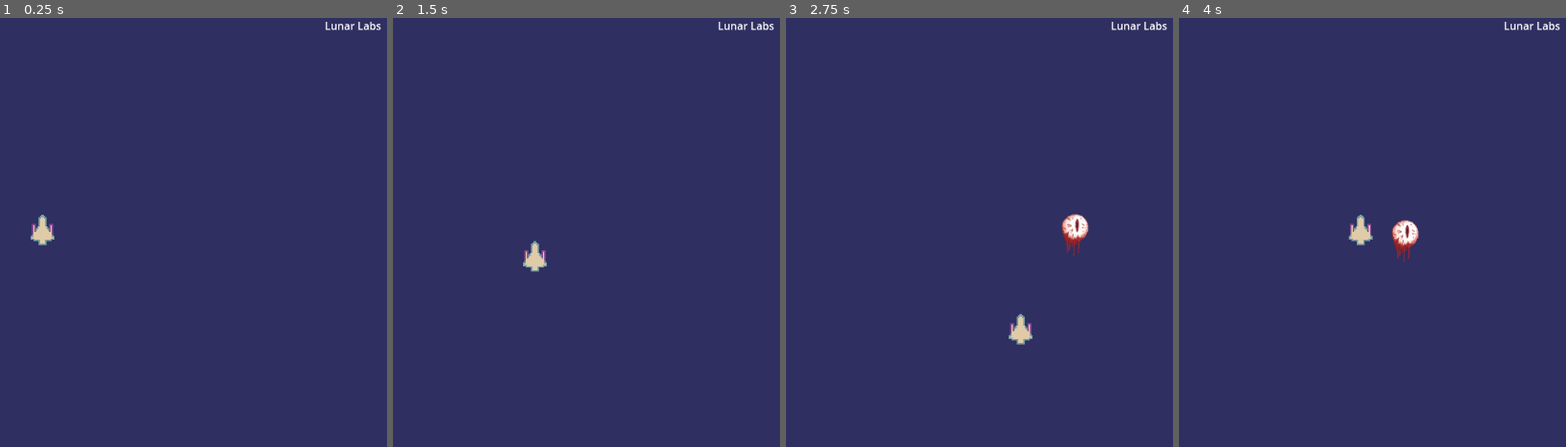
Above: before the commit, frames 1-4 (left to right).
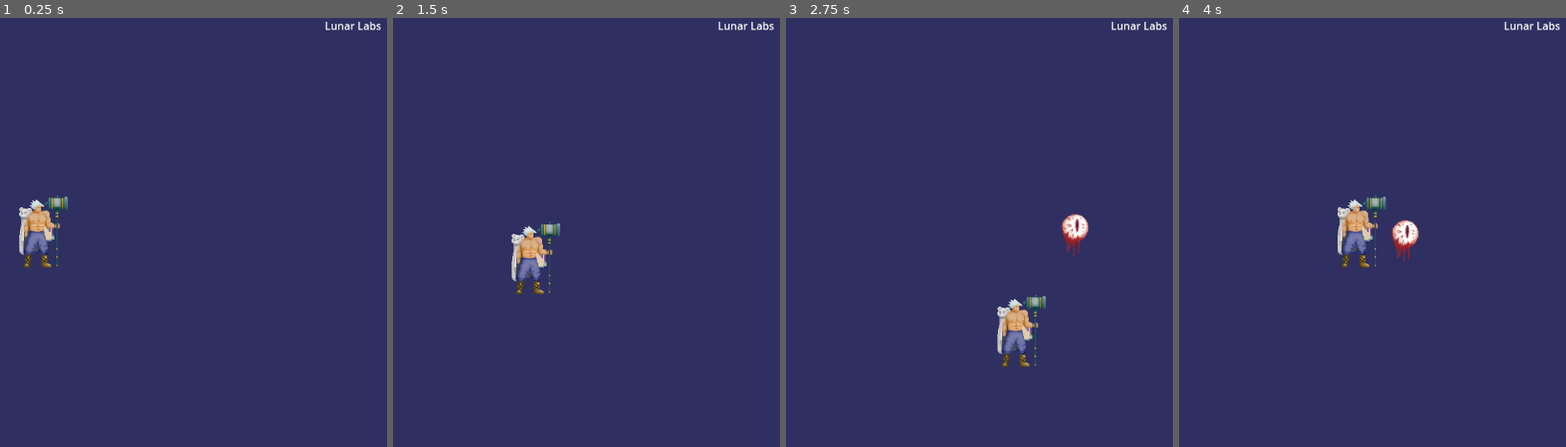
Above: after the commit, the same moments.

Repository: chii-vu/Grimlite
Game: Godot game, scene res://GameplayScene.tscn
The game is run twice, just before and just after one commit, with the same random seed, the same clock (stepped at 60 frames per second) and the same inputs.
Inputs:
- Up to frame 1 (0.25 s): no input
- Up to frame 2 (1.5 s): tap Enter at 0.5 s; hold Right (ui_right) 0.53-1.28 s; hold Down (ui_down) from 1.28 s (still down)
- Up to frame 3 (2.75 s): release Down (ui_down) at 2.03 s; hold Right (ui_right) from 2.03 s (still down)
- Up to frame 4 (4 s): release Right (ui_right) at 2.78 s; hold Up (ui_up) 2.78-3.53 s; hold Left (ui_left) from 3.53 s (still down)

The runs differ from the first frame. In frame 1, 1.1% of the frame differs, in the area x 4-18%, y 41-59%; in frame 2, 1.1%; in frame 3, 1.1%, in the area x 54-68%, y 64-82%; in frame 4, 1.1%.

Commit message:
adding new Sprite2D for player, left the AnimatedSprite2D with ship though because didn't want to possibly break anything

Diff:
--- a/mvc/model/Player.tscn
+++ b/mvc/model/Player.tscn
@@ -1,8 +1,9 @@
-[gd_scene load_steps=20 format=3 uid="uid://x363ipybqtxk"]
+[gd_scene load_steps=25 format=3 uid="uid://x363ipybqtxk"]
 
 [ext_resource type="Script" path="res://mvc/model/Player.gd" id="1_i0ayj"]
 [ext_resource type="Script" path="res://mvc/views/PlayerView.gd" id="3_1kh2r"]
 [ext_resource type="Texture2D" uid="uid://b45ooahysl3ww" path="res://assets/PlayerShip Spritesheet (32x32, 17 frames).png" id="3_u3t4c"]
+[ext_resource type="Texture2D" uid="uid://dh0afckkcfn3m" path="res://assets/player_placeholder.png" id="4_2sqa5"]
 
 [sub_resource type="RectangleShape2D" id="RectangleShape2D_qc60u"]
 size = Vector2(8, 37)
@@ -137,6 +138,60 @@
 "name": &"Warp",
 "speed": 5.0
 }]
+
+[sub_resource type="Animation" id="Animation_qal3g"]
+resource_name = "walk_left"
+loop_mode = 1
+tracks/0/type = "value"
+tracks/0/imported = false
+tracks/0/enabled = true
+tracks/0/path = NodePath(".:frame")
+tracks/0/interp = 1
+tracks/0/loop_wrap = true
+tracks/0/keys = {
+"times": PackedFloat32Array(0, 1),
+"transitions": PackedFloat32Array(1, 1),
+"update": 1,
+"values": [1, 1]
+}
+
+[sub_resource type="Animation" id="Animation_ie8q7"]
+resource_name = "walk_right"
+loop_mode = 1
+tracks/0/type = "value"
+tracks/0/imported = false
+tracks/0/enabled = true
+tracks/0/path = NodePath(".:frame")
+tracks/0/interp = 1
+tracks/0/loop_wrap = true
+tracks/0/keys = {
+"times": PackedFloat32Array(0, 1),
+"transitions": PackedFloat32Array(1, 1),
+"update": 1,
+"values": [0, 0]
+}
+
+[sub_resource type="Animation" id="Animation_rjgqi"]
+length = 0.001
+tracks/0/type = "value"
+tracks/0/imported = false
+tracks/0/enabled = true
+tracks/0/path = NodePath(".:frame")
+tracks/0/interp = 1
+tracks/0/loop_wrap = true
+tracks/0/keys = {
+"times": PackedFloat32Array(0),
+"transitions": PackedFloat32Array(1),
+"update": 1,
+"values": [0]
+}
+
+[sub_resource type="AnimationLibrary" id="AnimationLibrary_208ts"]
+_data = {
+"RESET": SubResource("Animation_rjgqi"),
+"walk_left": SubResource("Animation_qal3g"),
+"walk_right": SubResource("Animation_ie8q7")
+}
 
 [node name="Player" type="CharacterBody2D"]
 collision_layer = 3
@@ -160,3 +215,12 @@
 sprite_frames = SubResource("SpriteFrames_byemn")
 animation = &"Idle"
 speed_scale = 3.0
+
+[node name="Sprite2D" type="Sprite2D" parent="PlayerView"]
+texture = ExtResource("4_2sqa5")
+hframes = 2
+
+[node name="AnimationPlayer" type="AnimationPlayer" parent="PlayerView/Sprite2D"]
+libraries = {
+"": SubResource("AnimationLibrary_208ts")
+}
Not shown, changed: assets/player_placeholder.png.import
